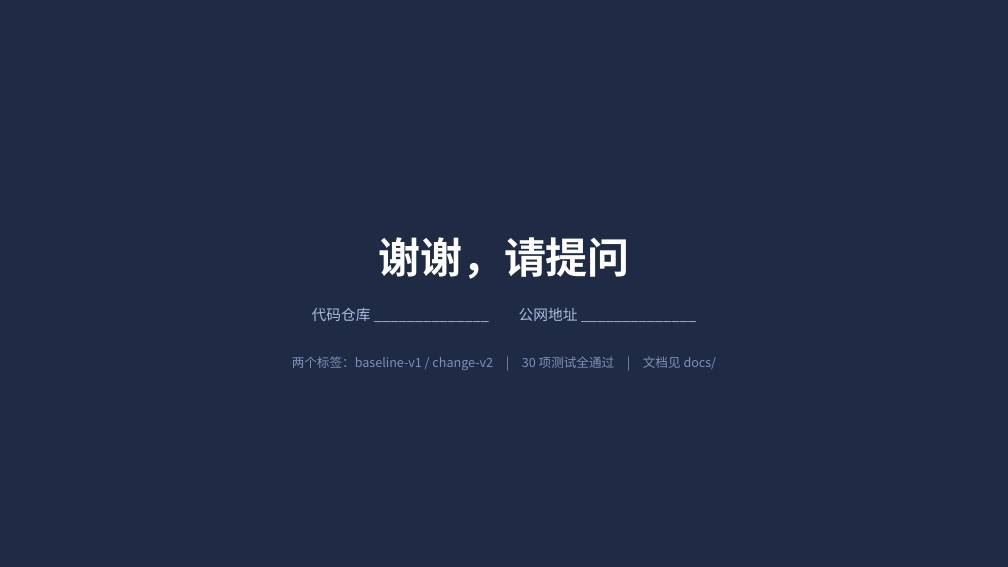
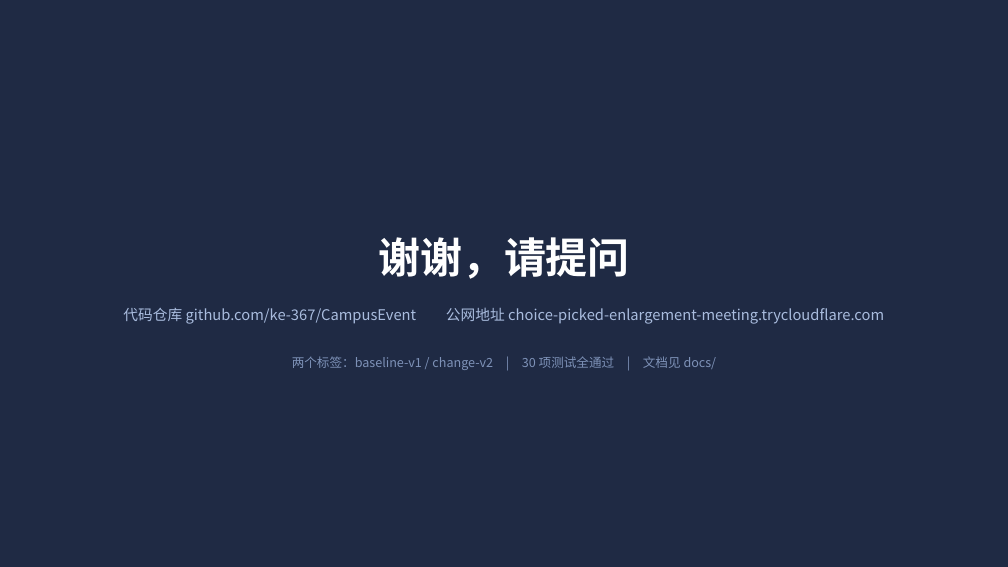
Before and after one commit to ke-367/CampusEvent, a slide deck: slide 15 of docs/答辩PPT.pptx. Drawn at 1008x567 pixels with LibreOffice and Linux fonts; fonts in the diff are those of the drawing. Boxes give left, top, right and bottom in pixels: in the first picture for what was removed or moved away, otherwise in the second. Text is boxed around its words. In the diff, an @@ line names an element or a change of style, - is before the commit and + after.

Commit message:
docs: 回填在线地址与代码仓库地址

```diff
--- a/docs/答辩PPT.pptx
+++ b/docs/答辩PPT.pptx
@@ text at (x1=123, y1=308, x2=884, y2=324): text changed @@
-代码仓库 ______________ 公网地址 ______________
+代码仓库 github.com/ke-367/CampusEvent 公网地址 choice-picked-enlargement-meeting.trycloudflare.com
```
Also in this commit, not shown: 4 other files.
